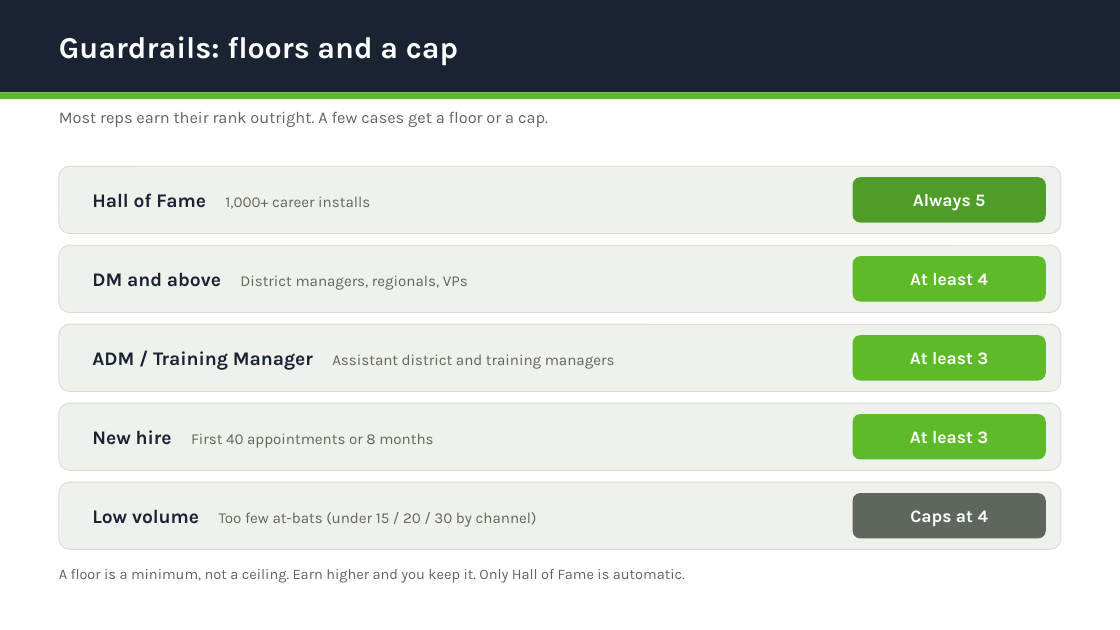
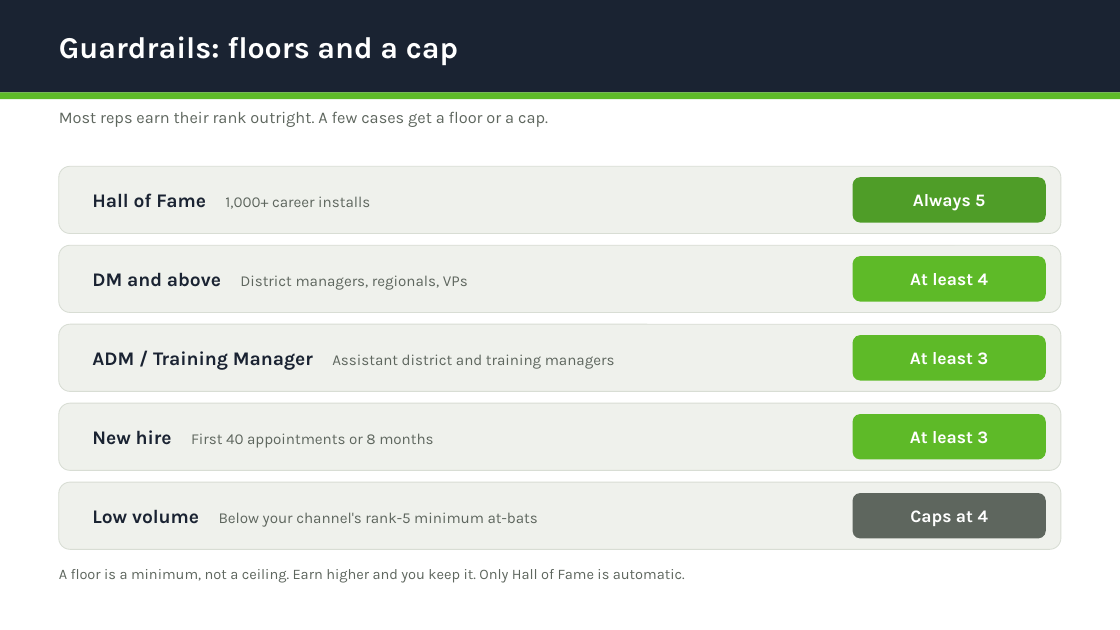
Before and after one commit to dpenn1000/SalesResourcePage, a slide deck: slide 13 of management/viper-ranking-overview.pptx (slide 12 before the commit). Drawn at 1120x630 pixels with LibreOffice and Linux fonts; fonts in the diff are those of the drawing. Boxes give left, top, right and bottom in pixels: in the first picture for what was removed or moved away, otherwise in the second. Text is boxed around its words. In the diff, an @@ line names an element or a change of style, - is before the commit and + after.

```diff
--- a/management/viper-ranking-overview.pptx
+++ b/management/viper-ranking-overview.pptx
@@ text at (x1=92, y1=509, x2=538, y2=527): text changed @@
-Low volume Too few at-bats (under 15 / 20 / 30 by channel)
+Low volume Below your channel's rank-5 minimum at-bats
```
Also in this commit, not shown: 1 slide added, 1 other file.
